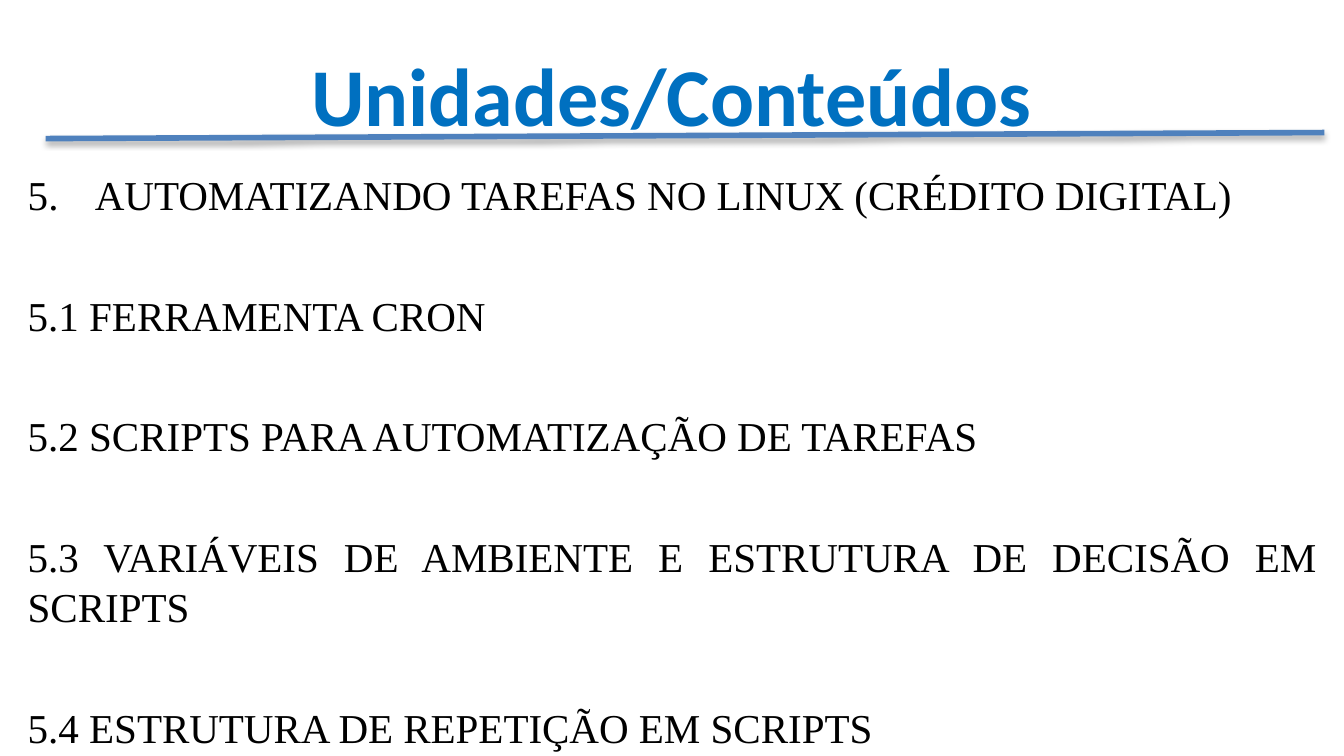
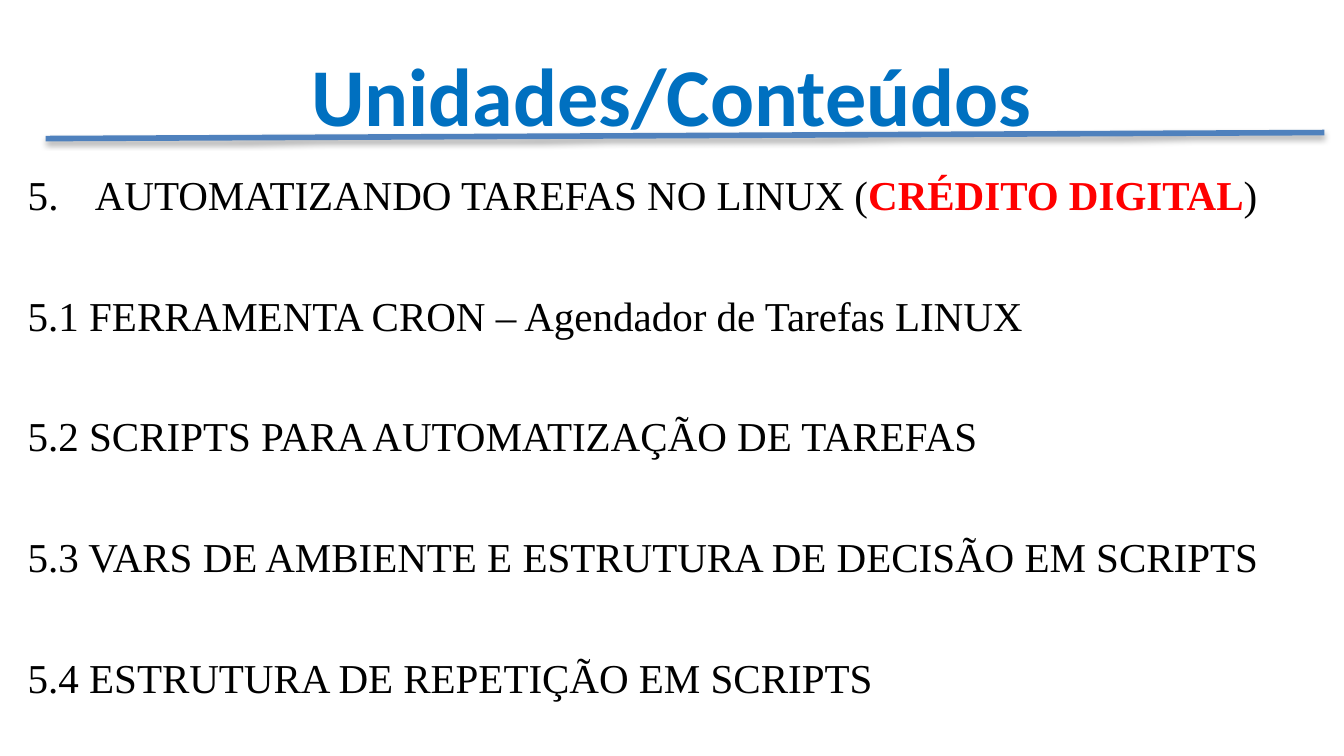
Before and after one commit to CloudEducationBrazil/WydenSistemaOperacioanal, a slide deck: slide 12 of Apresentação - Sistema Operacional.pptx. Drawn at 1344x756 pixels with LibreOffice and Linux fonts; fonts in the diff are those of the drawing; background and template pictures are left out. Boxes give left, top, right and bottom in pixels: in the first picture for what was removed or moved away, otherwise in the second. Text is boxed around its words. In the diff, an @@ line names an element or a change of style, - is before the commit and + after.

```diff
--- a/Apresentação - Sistema Operacional.pptx
+++ b/Apresentação - Sistema Operacional.pptx
@@ text at [95, 177, 1257, 217]: text colour #000000 to #FF0000, bold on in "(CRÉDITO DIGITAL)" @@
@@ text at [28, 302, 1022, 338]: text changed @@
-5.1 FERRAMENTA CRON
+5.1 FERRAMENTA CRON – Agendador de Tarefas LINUX
@@ text at [28, 540, 1258, 573]: text changed @@
-5.3 VARIÁVEIS DE AMBIENTE E ESTRUTURA DE DECISÃO EM SCRIPTS
+5.3 VARS DE AMBIENTE E ESTRUTURA DE DECISÃO EM SCRIPTS
```
Also in this commit, not shown: 2 other slides changed.
